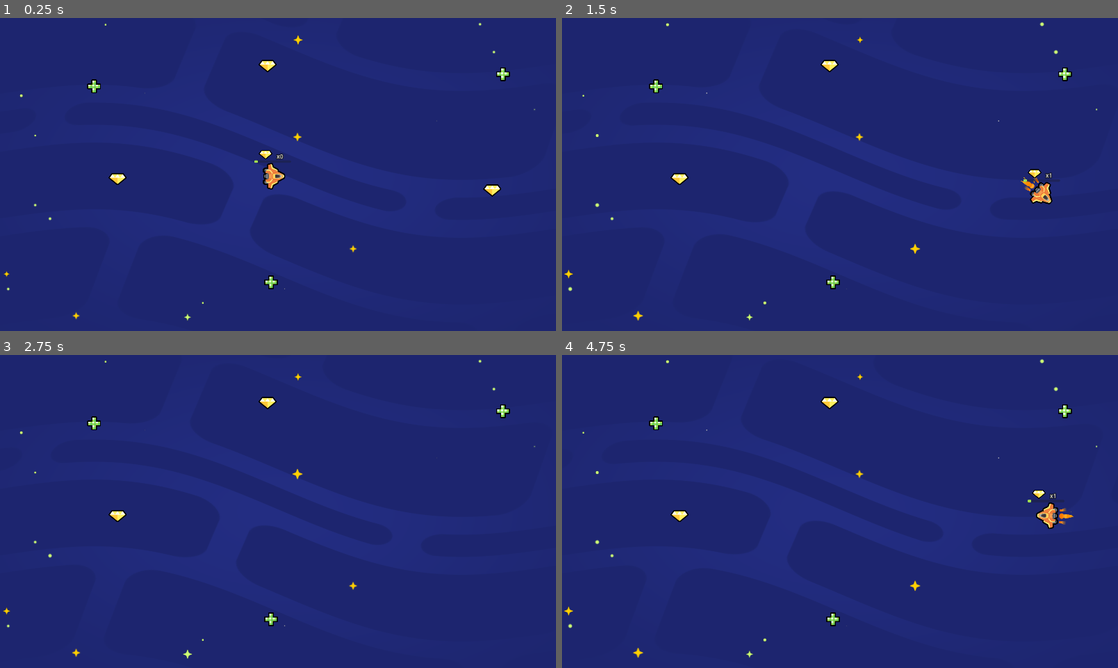
Above: before the commit, frames 1-4 (two rows, left to right).
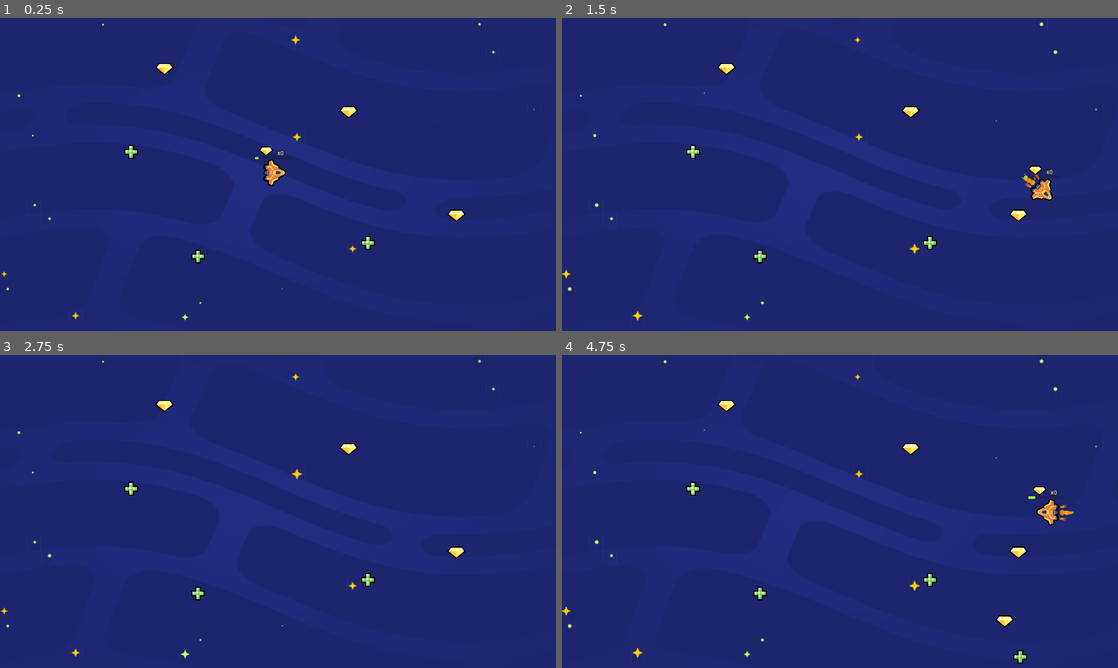
Above: after the commit, the same moments.

Repository: CWong1111/2d-GameDev-Course
Game: Godot game, scene res://lessons/space_level.tscn
Same seed, same stepped clock (60 frames per second), same inputs: the game is played once before the commit and once after it.
Inputs:
- Up to frame 1 (0.25 s): no input
- Up to frame 2 (1.5 s): hold D (move_right) 0.53-1.28 s; hold S (move_down) from 1.28 s (still down)
- Up to frame 3 (2.75 s): release S (move_down) at 2.03 s; hold D (move_right) from 2.03 s (still down)
- Up to frame 4 (4.75 s): release D (move_right) at 2.78 s; hold W (move_up) 2.78-3.53 s; tap Enter at 3.5 s; hold A (move_left) from 3.53 s (still down)

The runs differ from the first frame. In frame 1, 1.5% of the frame differs, in the area x 0-97%, y 1-97%; in frame 2, 1.5%; in frame 3, 1.0%; in frame 4, 1.7%, in the area x 0-97%, y 1-99%.

Commit message:
M5 Lesson 7

Diff:
--- /dev/null
+++ b/05.loot_it_all_workbook/lessons/RandomItemPlacer.gd
@@ -0,0 +1,20 @@
+extends Node2D
+
+var item_scenes := [
+	preload("gem.tscn"),
+	preload("health_pack.tscn")
+]
+
+func _ready() -> void:
+	get_node("Timer").timeout.connect(_on_timer_timeout)
+
+func _on_timer_timeout() -> void:
+	var random_item_scene: PackedScene = item_scenes.pick_random()
+	var item_instance := random_item_scene.instantiate()
+	add_child(item_instance)
+
+	var viewport_size := get_viewport_rect().size
+	var random_position := Vector2(0, 0)
+	random_position.x = randf_range(0, viewport_size.x)
+	random_position.y = randf_range(0, viewport_size.y)
+	item_instance.position = random_position
--- /dev/null
+++ b/05.loot_it_all_workbook/lessons/random_item_placer.tscn
@@ -0,0 +1,12 @@
+[gd_scene load_steps=2 format=3 uid="uid://cxklphsvj4i8q"]
+
+[ext_resource type="Script" path="res://lessons/RandomItemPlacer.gd" id="1_fg5o0"]
+
+[node name="RandomItemPlacer" type="Node2D"]
+script = ExtResource("1_fg5o0")
+
+[node name="Timer" type="Timer" parent="."]
+autostart = true
+
+[node name="Camera2D" type="Camera2D" parent="."]
+position = Vector2(14, 0)
--- a/05.loot_it_all_workbook/lessons/space_level.tscn
+++ b/05.loot_it_all_workbook/lessons/space_level.tscn
@@ -1,31 +1,34 @@
-[gd_scene load_steps=5 format=3 uid="uid://btkjymc78ap8d"]
+[gd_scene load_steps=6 format=3 uid="uid://btkjymc78ap8d"]
 
 [ext_resource type="PackedScene" uid="uid://dmv50krf4bo5r" path="res://ship.tscn" id="2_2j1u5"]
 [ext_resource type="PackedScene" uid="uid://bxfevggvxo634" path="res://assets/background/space_background.tscn" id="3_e6xy1"]
-[ext_resource type="PackedScene" uid="uid://b5bs16rcjooe4" path="res://lessons/health_park.tscn" id="3_nwo4x"]
+[ext_resource type="PackedScene" uid="uid://b5bs16rcjooe4" path="res://lessons/health_pack.tscn" id="3_nwo4x"]
 [ext_resource type="PackedScene" uid="uid://dnui63hdlyvyw" path="res://lessons/gem.tscn" id="4_01fa8"]
+[ext_resource type="PackedScene" uid="uid://cxklphsvj4i8q" path="res://lessons/random_item_placer.tscn" id="5_n74an"]
 
 [node name="Level" type="Node2D"]
 
 [node name="Ship" parent="." instance=ExtResource("2_2j1u5")]
-position = Vector2(946, 546)
+position = Vector2(2, -6)
 
 [node name="SpaceBackground" parent="." instance=ExtResource("3_e6xy1")]
 
 [node name="HealthPark" parent="." instance=ExtResource("3_nwo4x")]
-position = Vector2(936, 911)
+position = Vector2(-262, 282)
 
 [node name="HealthPark2" parent="." instance=ExtResource("3_nwo4x")]
-position = Vector2(1737, 193)
+position = Vector2(-493, -79)
 
 [node name="HealthPark3" parent="." instance=ExtResource("3_nwo4x")]
 position = Vector2(325, 235)
 
 [node name="Gem" parent="." instance=ExtResource("4_01fa8")]
-position = Vector2(406, 556)
+position = Vector2(-378, -364)
 
 [node name="Gem2" parent="." instance=ExtResource("4_01fa8")]
-position = Vector2(1700, 595)
+position = Vector2(258, -215)
 
 [node name="Gem3" parent="." instance=ExtResource("4_01fa8")]
-position = Vector2(924, 166)
+position = Vector2(630, 142)
+
+[node name="RandomItemPlacer" parent="." instance=ExtResource("5_n74an")]
Renamed: 05.loot_it_all_workbook/lessons/health_park.tscn -> 05.loot_it_all_workbook/lessons/health_pack.tscn
